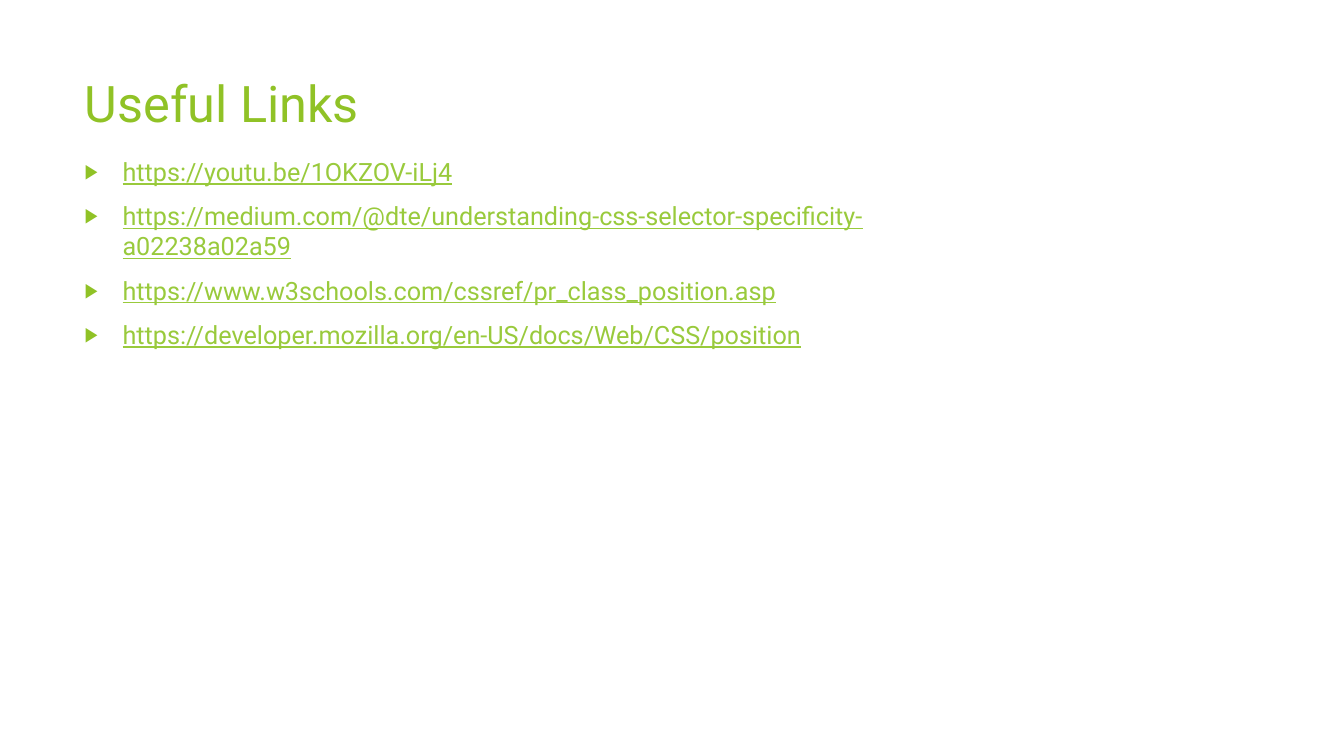
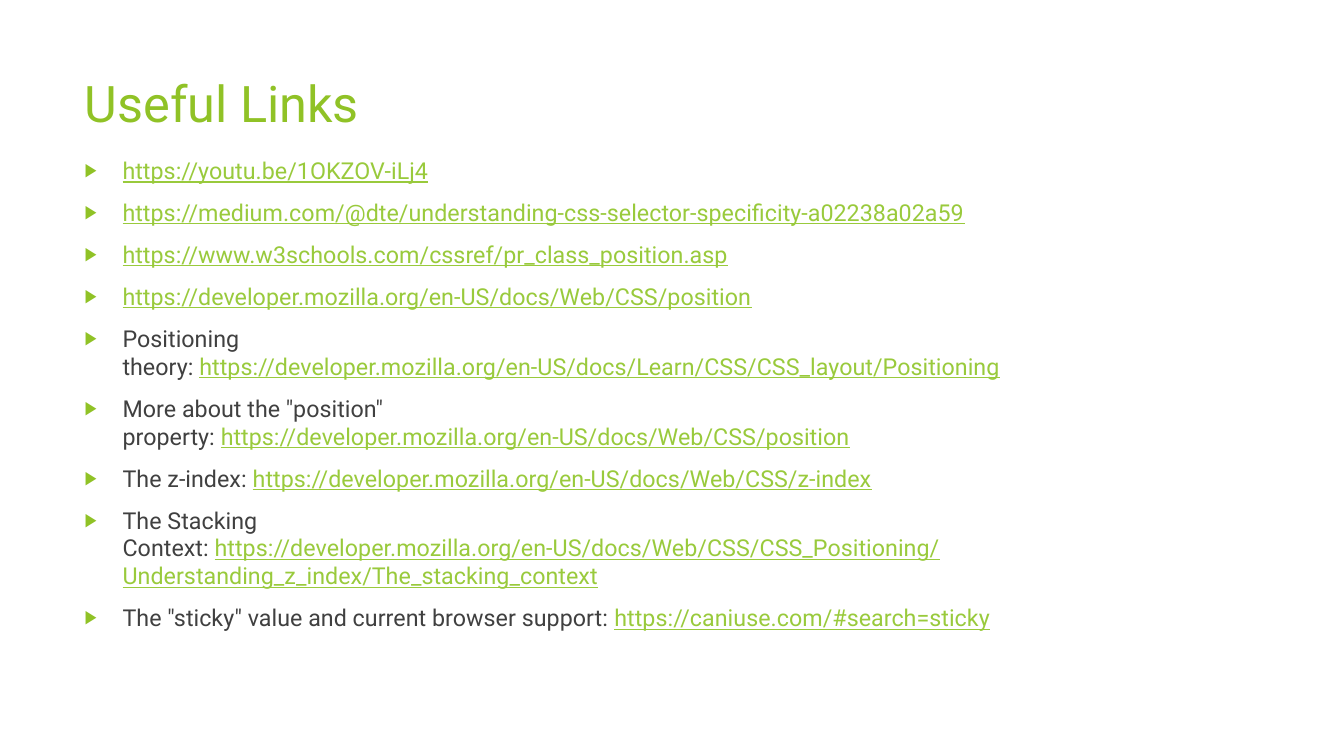
Before and after one commit to rudhrainfogain/CSS, a slide deck: slide 110 of PPT/Css-v6.pptx (slide 109 before the commit). Drawn at 1344x756 pixels with LibreOffice and Linux fonts; fonts in the diff are those of the drawing. Boxes give left, top, right and bottom in pixels: in the first picture for what was removed or moved away, otherwise in the second. Text is boxed around its words. In the diff, an @@ line names an element or a change of style, - is before the commit and + after.

```diff
--- a/PPT/Css-v6.pptx
+++ b/PPT/Css-v6.pptx
@@ text at bbox=[123, 161, 964, 310]: size 18 to 16.6 pt in "https://youtu.be/1OKZOV-iLj4", "https://medium.com/@dte/understanding-css-selector-specifici ...", "https://www.w3schools.com/cssref/pr_class_position.asp", "https://developer.mozilla.org/en-US/docs/Web/CSS/position" @@
@@ text at bbox=[123, 330, 999, 631]: paragraphs added @@
+▶ Positioning theory: https://developer.mozilla.org/en-US/docs/Learn/CSS/CSS_layout/Positioning
+▶ More about the "position" property: https://developer.mozilla.org/en-US/docs/Web/CSS/position
+▶ The z-index: https://developer.mozilla.org/en-US/docs/Web/CSS/z-index
+▶ The Stacking Context: https://developer.mozilla.org/en-US/docs/Web/CSS/CSS_Positioning/Understanding_z_index/The_stacking_context
+▶ The "sticky" value and current browser support: https://caniuse.com/#search=sticky
```
Also in this commit, not shown: 1 slide added.
